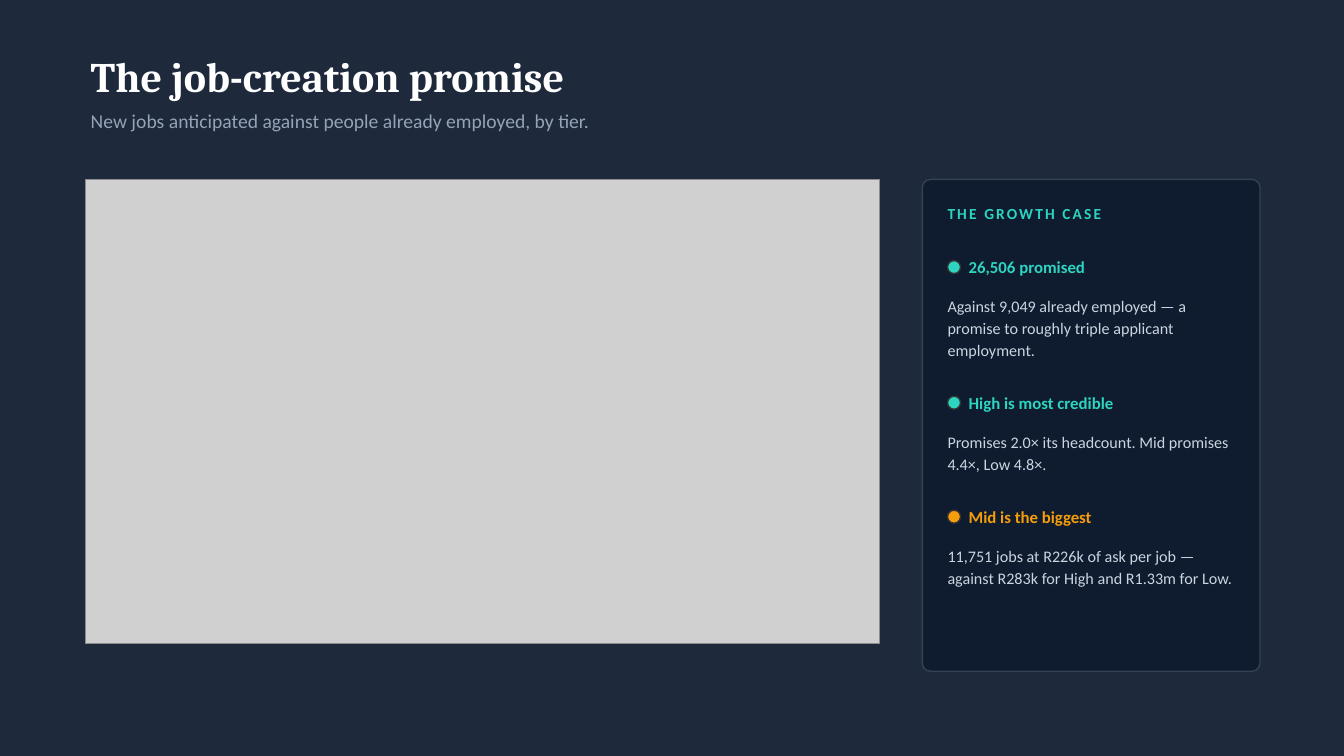
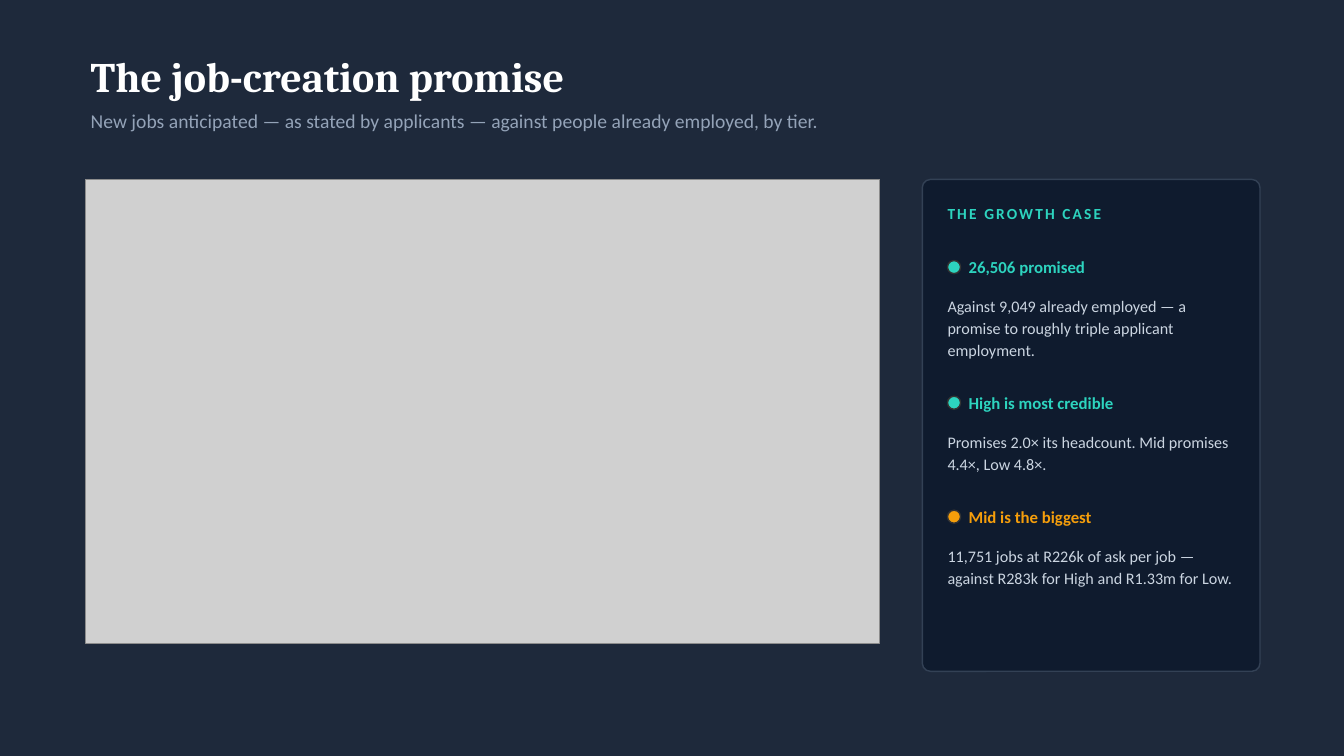
Before and after one commit to MainDevWork/SME_Capital_Funding_Optimization, a slide deck: slide 7 of Documents/Reports/Insights_&_Actionable_Decisions.pptx. Drawn at 1344x756 pixels with LibreOffice and Linux fonts; fonts in the diff are those of the drawing; grey boxes stand for pictures. Boxes give left, top, right and bottom in pixels: in the first picture for what was removed or moved away, otherwise in the second. Text is boxed around its words. In the diff, an @@ line names an element or a change of style, - is before the commit and + after.

```diff
--- a/Documents/Reports/Insights_&_Actionable_Decisions.pptx
+++ b/Documents/Reports/Insights_&_Actionable_Decisions.pptx
@@ text at (91, 114, 818, 132): text changed @@
-New jobs anticipated against people already employed, by tier.
+New jobs anticipated — as stated by applicants — against people already employed, by tier.
```
Also in this commit, not shown: 8 other slides changed, 2 other files.
